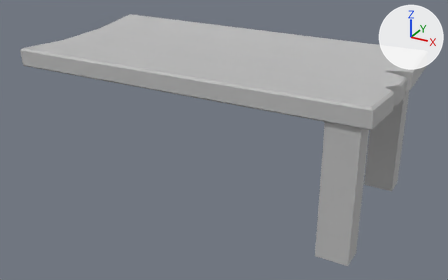
A saved change to the OBJ model GameAssets1/Exports/tableLP.obj.
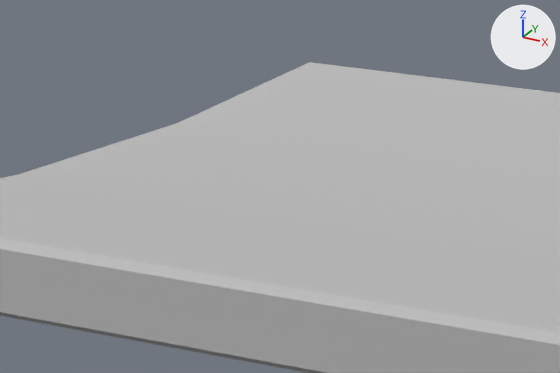
There are two pictures of each version: one whole from a camera (50 mm lens) standing at (11.39, -10.74, 5.01) and looking at (6.8, -2.4, 0.84), one close up on the part from 13% to 42% of the width and 0% to 31% of the height. Every picture has the same lights, and +X, +Y and +Z are marked at upper right. Where no turn or scale is listed for an object, it has been applied to the vertices.

Names of what the first close-up shows: 'tableLP'.
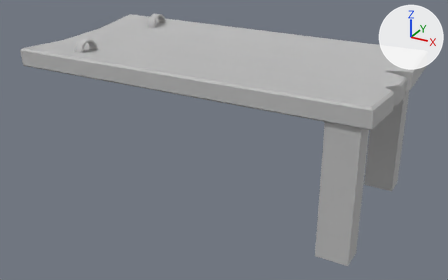
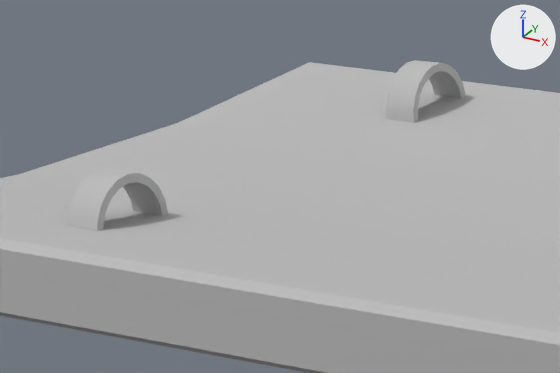
Where the change shows, as pixel boxes (x1, y1, x2, y2) in the close-ups (560 x 373 px):
'tableLP', reshaped
    before: (0, 62, 560, 373)
    after: (0, 60, 560, 373)
part 1 of me_tablelp, added
    after: (68, 169, 168, 231)
part 2 of me_tablelp, added
    after: (386, 60, 466, 123)

The change, as a diff of the scene's bpy script:
```diff
--- a/GameAssets1/Exports/tableLP.obj.py
+++ b/GameAssets1/Exports/tableLP.obj.py
@@ me_tablelp @@
 # used by ob_tablelp; location = (0.0, 0.0, 0.0)
-me_tablelp.from_pydata(...)  # 80 vertices, 68 faces; spans x 3.79..9.61, y -3.75..-0.77, z -0.02..2.35
+me_tablelp.from_pydata(...)  # 168 vertices, 148 faces; spans x 3.79..9.61, y -3.75..-0.77, z -0.02..2.49
+# me_tablelp part 1: a new loose piece of 44 vertices spanning x 4.62..4.77, y -3.41..-3.01, z 2.27..2.47, in mat_initialshadinggroup (grey #bcbcbc)
+# me_tablelp part 2: a new loose piece of 44 vertices spanning x 4.62..4.77, y -1.39..-0.99, z 2.26..2.49, in mat_initialshadinggroup (grey #bcbcbc)
 me_tablelp.materials.append(mat_initialshadinggroup)
```
